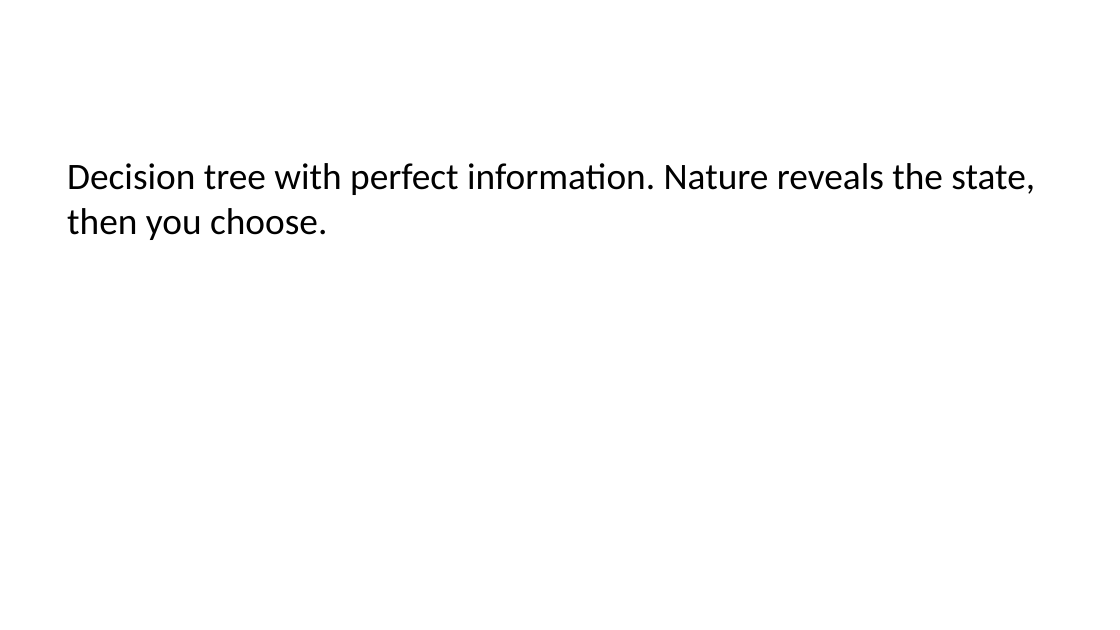
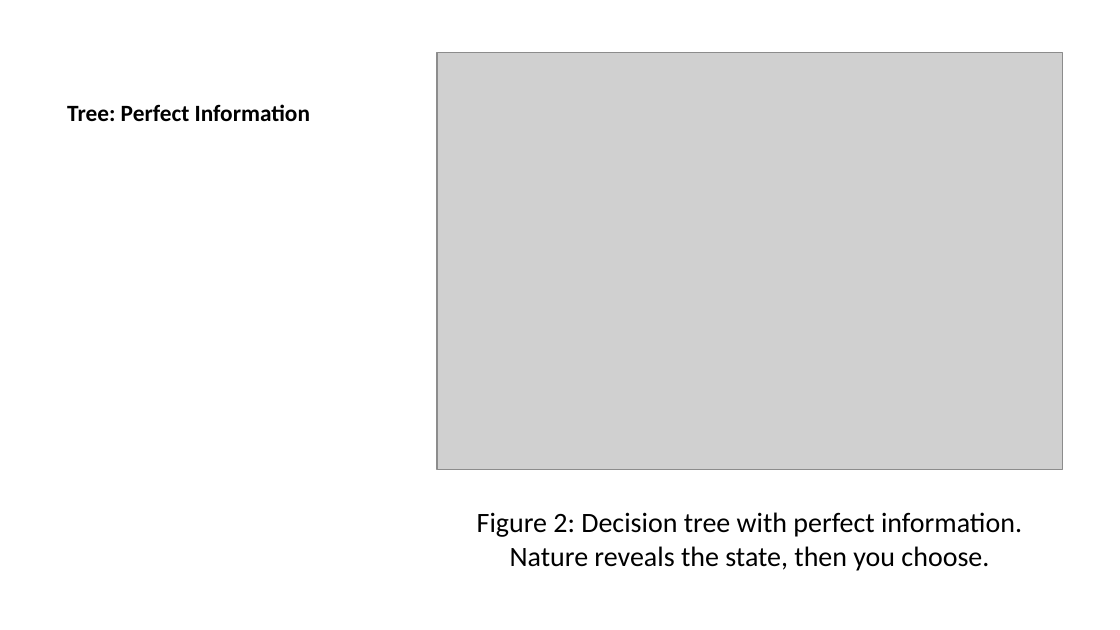
Before and after one commit to CEVE-421-521/ceve-421-521.github.io, a slide deck: slide 7 of lectures/week-07/evii.pptx (slide 9 before the commit). Drawn at 1120x630 pixels with LibreOffice and Linux fonts; fonts in the diff are those of the drawing; grey boxes stand for pictures. Boxes give left, top, right and bottom in pixels: in the first picture for what was removed or moved away, otherwise in the second. Text is boxed around its words. In the diff, an @@ line names an element or a change of style, - is before the commit and + after.

```diff
--- a/lectures/week-07/evii.pptx
+++ b/lectures/week-07/evii.pptx
@@ picture added at [437,53,1062,469] @@
@@ title added at [67,104,310,121], 15 pt, text #000000, bold @@
+Tree: Perfect Information
@@ text at [477,512,1022,571]: text changed; size 24 to 18 pt @@
-Decision tree with perfect information. Nature reveals the state, then you choose.
+Figure 2: Decision tree with perfect information. Nature reveals the state, then you choose.
```
Also in this commit, not shown: 3 other slides changed, 4 slides removed, 57 other files.
